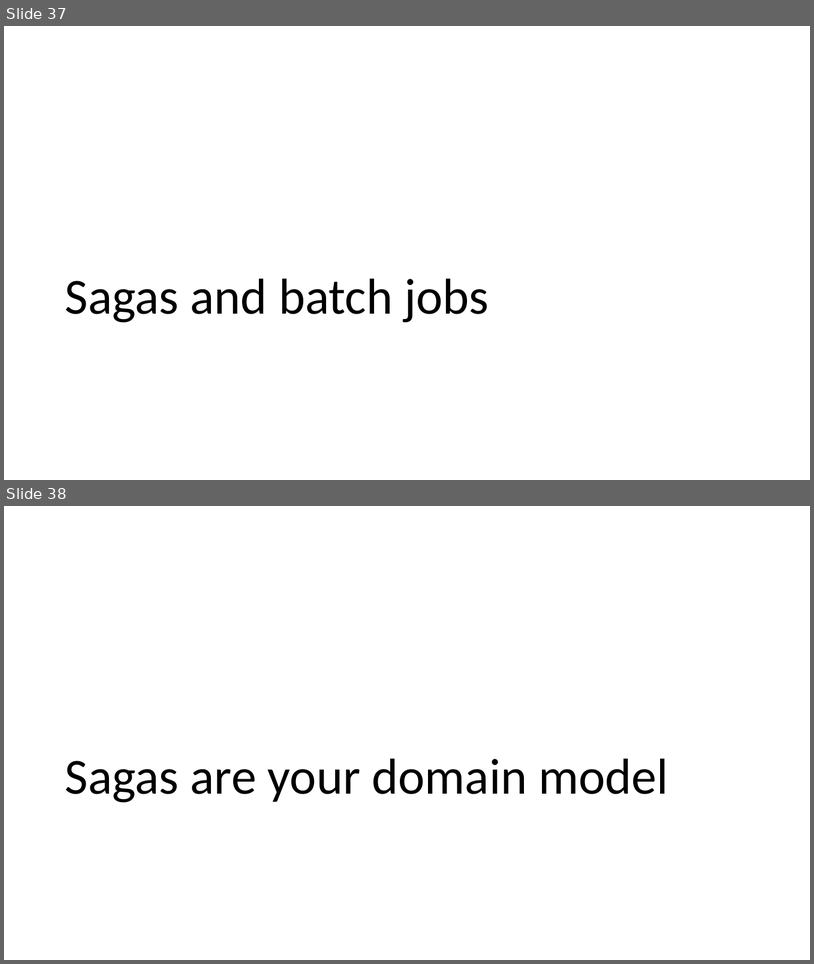
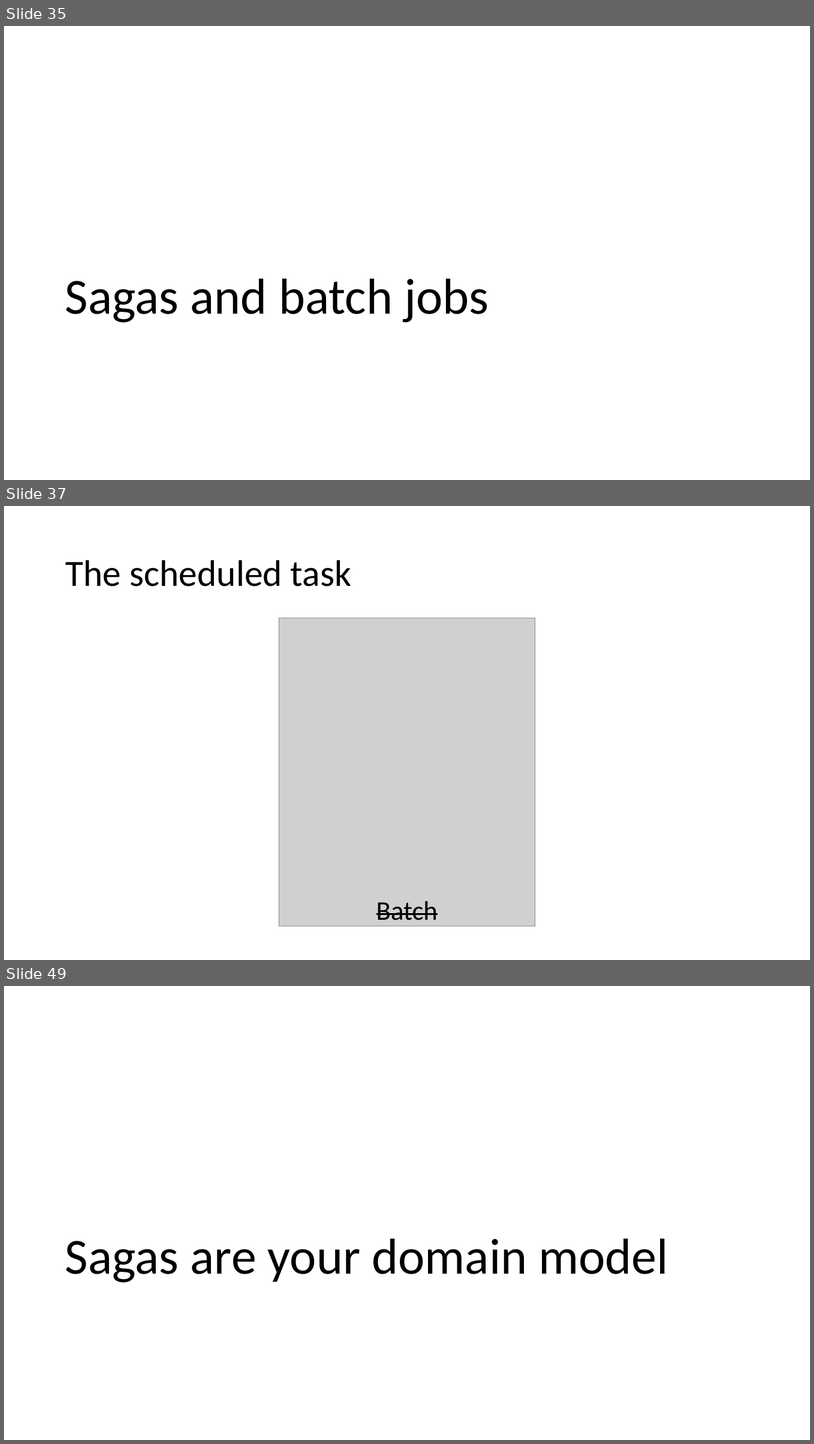
Before and after one commit to Particular/SagaMasterClass, a slide deck: SagaMasterClass.pptx. Shown one above the other, each under a label of ours: slides 37 and 38 before the commit, slides 35, 37 and 49 after it; the slides between them are not shown. The pictures are 814x964 and 814x1444 pixels, drawn with LibreOffice and Linux fonts; fonts in the diff are those of the drawing; grey boxes stand for pictures. Boxes give left, top, right and bottom in pixels: in the first picture for what was removed or moved away, otherwise in the second. Text is boxed around its words. In the diff, an @@ line names an element or a change of style, - is before the commit and + after.

Commit message:
Added slides for the batch jobs

```diff
--- a/SagaMasterClass.pptx
+++ b/SagaMasterClass.pptx
@@ slide 37 added at [4,506,810,960], background #FFFFFF @@
@@ title added at [65,560,351,586], 44 pt, text #000000 @@
+The scheduled task
@@ picture added at [279,618,536,926] @@
@@ text added at [377,901,438,927], 32 pt, text #000000, strikethrough @@
+Batch
@@ what was slide 37 is now slide 35 @@
@@ what was slide 38 is now slide 49 @@
```
Also in this commit, not shown: 1 slide changed, 12 other slides added, 2 slides removed.
